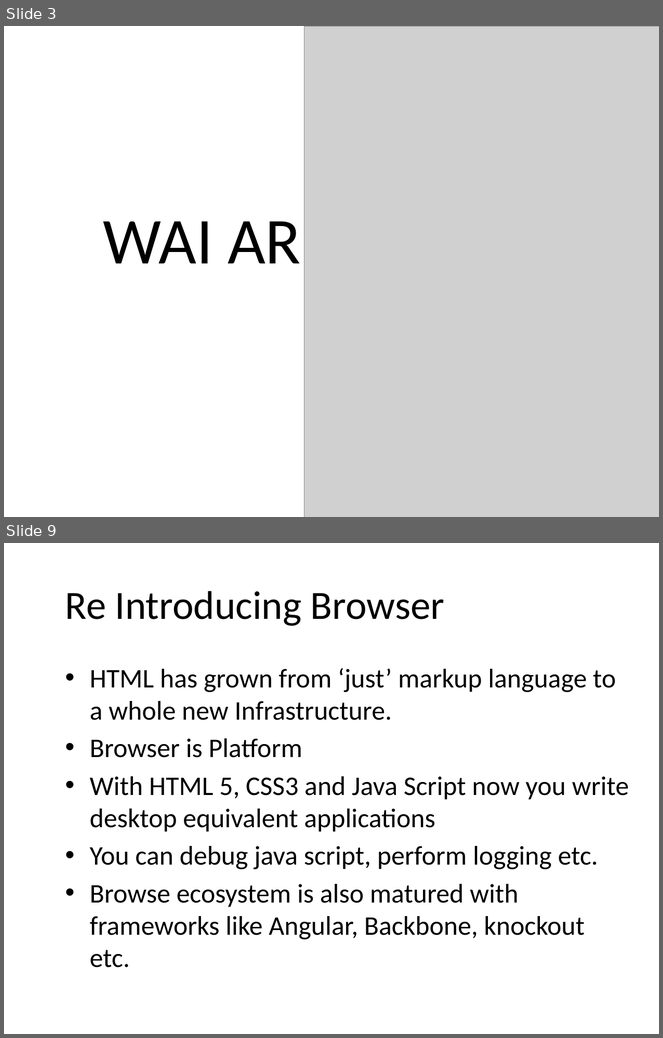
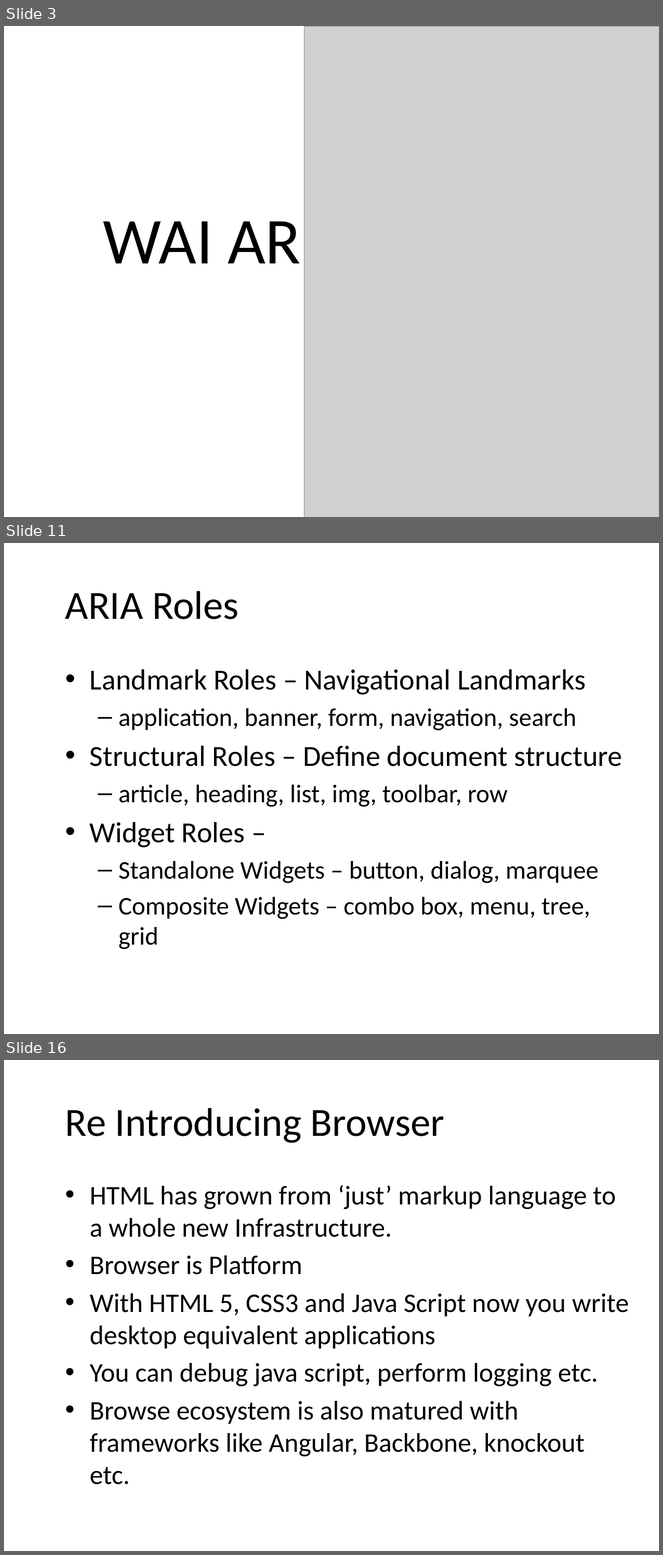
Before and after one commit to punchouty/accessibility, a slide deck: ppt/aria.pptx. Shown one above the other, each under a label of ours: slides 3 and 9 before the commit, slides 3, 11 and 16 after it; the slides between them are not shown. The pictures are 663x1038 and 663x1555 pixels, drawn with LibreOffice and Linux fonts; fonts in the diff are those of the drawing; grey boxes stand for pictures; background and template pictures are left out. Boxes give left, top, right and bottom in pixels: in the first picture for what was removed or moved away, otherwise in the second. Text is boxed around its words. In the diff, an @@ line names an element or a change of style, - is before the commit and + after.

Commit message:
Minor modification in ARIA ppt

```diff
--- a/ppt/aria.pptx
+++ b/ppt/aria.pptx
@@ slide 11 added at (4, 543, 659, 1034), background picture (left out) @@
@@ title added at (65, 591, 239, 619), 44 pt, text #000000 @@
+ARIA Roles
@@ text added at (90, 669, 622, 950), 28 pt, text #000000 @@
+• Landmark Roles – Navigational Landmarks
+  – application, banner, form, navigation, search
+• Structural Roles – Define document structure
+  – article, heading, list, img, toolbar, row
+• Widget Roles –
+  – Standalone Widgets – button, dialog, marquee
+  – Composite Widgets – combo box, menu, tree, grid
@@ what was slide 9 is now slide 16 @@
```
Also in this commit, not shown: 5 slides changed, 6 other slides added, 3 other files.
